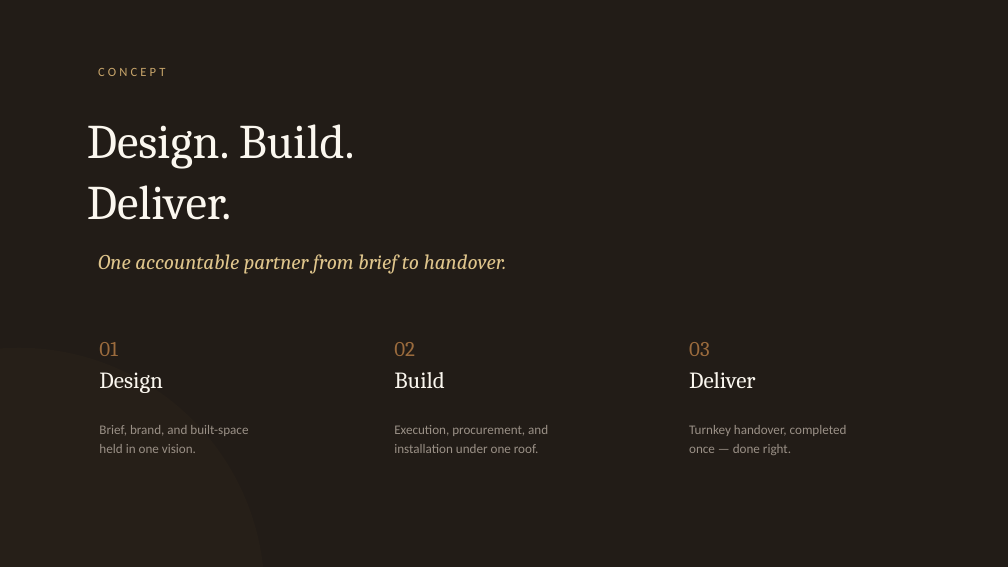
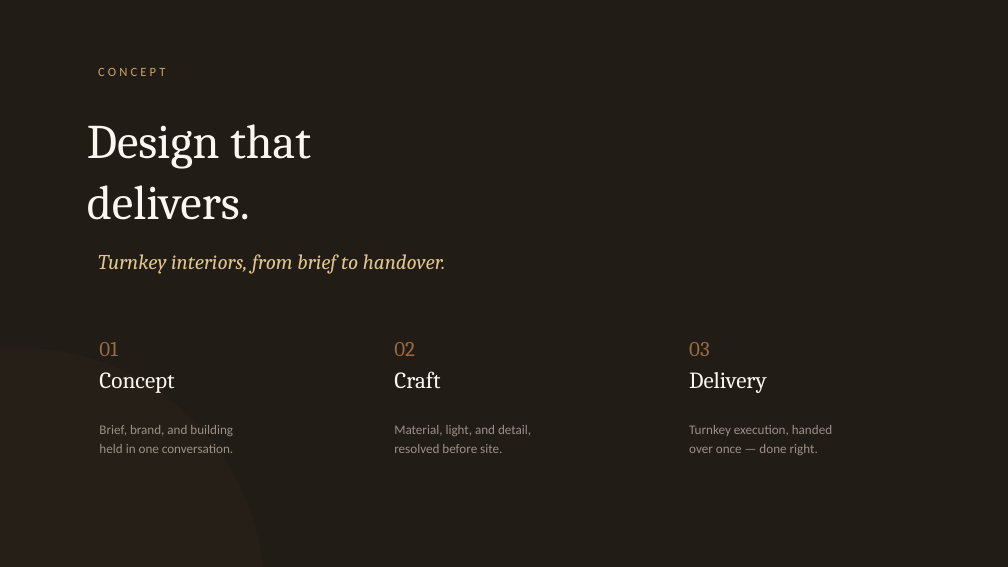
Before and after one commit to priyapyadala/vencore-site, a slide deck: slide 2 of public/Vencore-Brand-Reference.pptx. Drawn at 1008x567 pixels with LibreOffice and Linux fonts; fonts in the diff are those of the drawing. Boxes give left, top, right and bottom in pixels: in the first picture for what was removed or moved away, otherwise in the second. Text is boxed around its words. In the diff, an @@ line names an element or a change of style, - is before the commit and + after.

```diff
--- a/public/Vencore-Brand-Reference.pptx
+++ b/public/Vencore-Brand-Reference.pptx
@@ text at [87, 124, 311, 220]: text changed @@
-Design. Build.
-Deliver.
+Design that
+delivers.
@@ text at [98, 254, 446, 274]: text changed @@
-One accountable partner from brief to handover.
+Turnkey interiors, from brief to handover.
@@ text at [99, 372, 174, 393]: text changed @@
-Design
+Concept
@@ text at [394, 371, 440, 389]: text changed @@
-Build
+Craft
@@ text at [689, 372, 767, 393]: text changed @@
-Deliver
+Delivery
@@ text at [99, 425, 233, 453]: text changed @@
-Brief, brand, and built-space
-held in one vision.
+Brief, brand, and building
+held in one conversation.
@@ text at [394, 425, 531, 453]: text changed @@
-Execution, procurement, and
-installation under one roof.
+Material, light, and detail,
+resolved before site.
@@ text at [689, 425, 832, 455]: text changed @@
-Turnkey handover, completed
-once — done right.
+Turnkey execution, handed
+over once — done right.
```
Also in this commit, not shown: 1 slide added, 1 slide removed.
